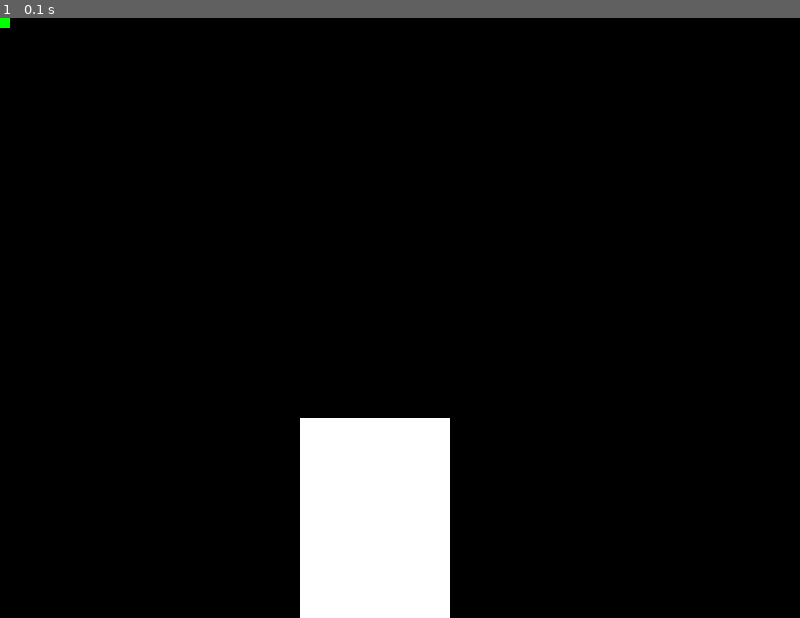
Above: before the commit, frame 1.
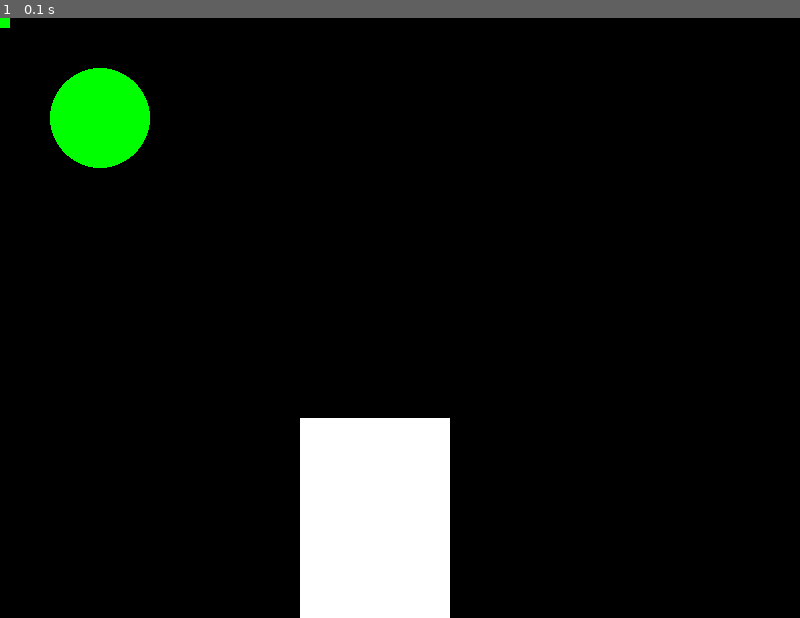
Above: after the commit, the same moment.

Repository: Mapsee/programming-2-a2
Game: pygame game, started from pygame/rectangle_practice.py
Two runs of this game, one before a commit and one after it. Both use one fixed random seed, a clock stepped at 60 frames per second and the inputs below.
Inputs:
- Up to frame 1 (0.1 s): no input

The runs differ from the first frame. In frame 1, 1.6% of the frame differs, in the area x 6-19%, y 8-25%.

Commit message:
drew shapes

Diff:
--- a/pygame/rectangle_practice.py
+++ b/pygame/rectangle_practice.py
@@ -58,6 +58,7 @@
         screen.fill(BLACK)
         pygame.draw.rect(screen, rectangle_two.colour, (rectangle_two.x, rectangle_two.y, rectangle_two.width, rectangle_two.height))
         pygame.draw.rect(screen, rectangle.colour, (rectangle.x, rectangle.y, rectangle.width, rectangle.height))
+        pygame.draw.circle(screen, (0, 255, 0), (100, 100), 50)
 
         # ----- UPDATE
         pygame.display.flip()
